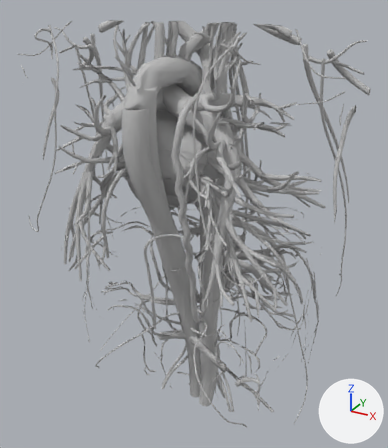
The glTF model data/region_torso_lod2.glb, before and after one commit.
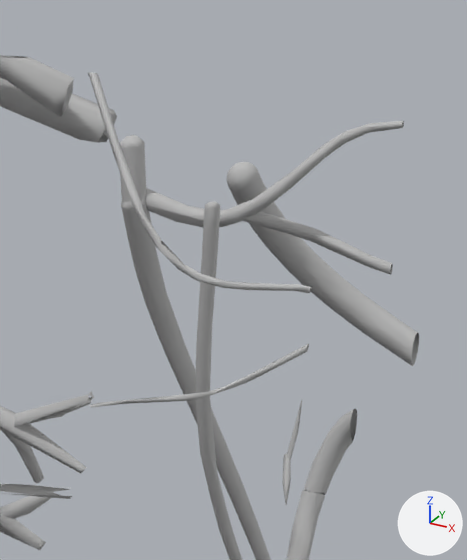
The first picture shows the older version from a 50 mm lens placed at (21.5, -38.4, 58.5), pointed at (-0.1, 0.8, 38.8). The close-ups show the older and then the newer version on the part from 71% to 98% of the width and 3% to 31% of the height of that picture. Only the edits that show in the close-ups are written down. Arrows for +X, +Y and +Z are at lower right; the lights stay in place.

The first close-up shows 'FJ1938', 'FJ2263', 'FJ2272', 'FJ2282', 'FJ2298', 'FJ2303', 'FJ2304', 'FJ2305', 'FJ2361', 'FJ2974', 'FJ3579', 'FJ3587' and 6 more.
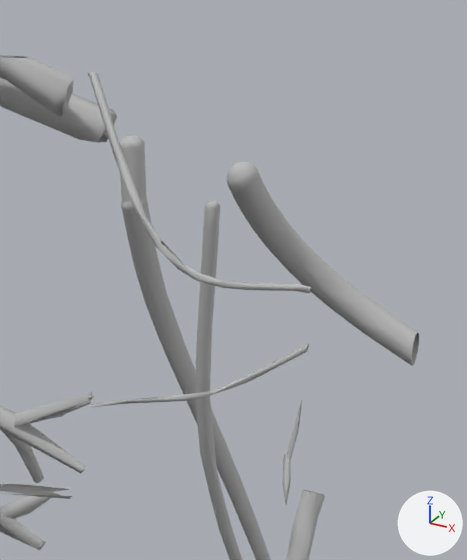
What differs and where, as boxes [x1, y1, x2, y2] in the close-ups (467 x 560 px):
'FJ2263', deleted
    before: [145, 121, 404, 227]
'FJ2298', deleted
    before: [304, 409, 357, 495]
'FJ2282', deleted
    before: [243, 212, 393, 275]

The change, as a diff of the scene's bpy script:
```diff
--- a/data/region_torso_lod2.glb.py
+++ b/data/region_torso_lod2.glb.py
@@ ob_fj2263 @@
-ob_fj2263 = bpy.data.objects.new('FJ2263', me_fj2263)
-ob_fj2263.location = (0.0, 0.0, 0.0)
@@ ob_fj2282 @@
-ob_fj2282 = bpy.data.objects.new('FJ2282', me_fj2282)
-ob_fj2282.location = (0.0, 0.0, 0.0)
@@ ob_fj2298 @@
-ob_fj2298 = bpy.data.objects.new('FJ2298', me_fj2298)
-ob_fj2298.location = (0.0, 0.0, 0.0)
```
